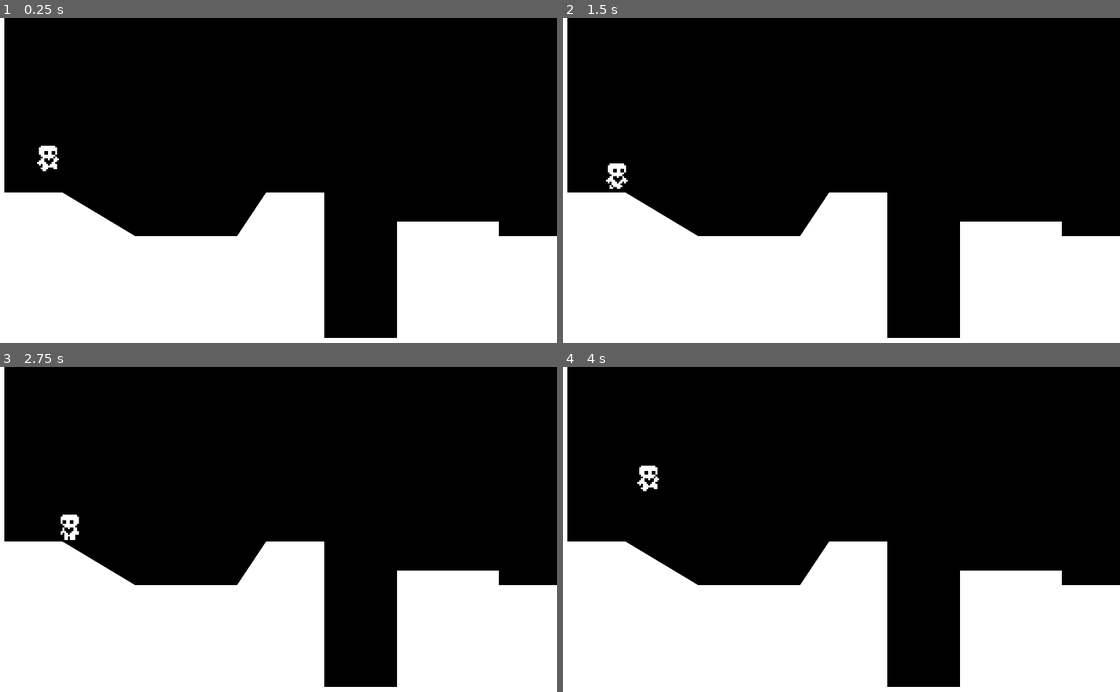
Above: before the commit, frames 1-4 (two rows, left to right).
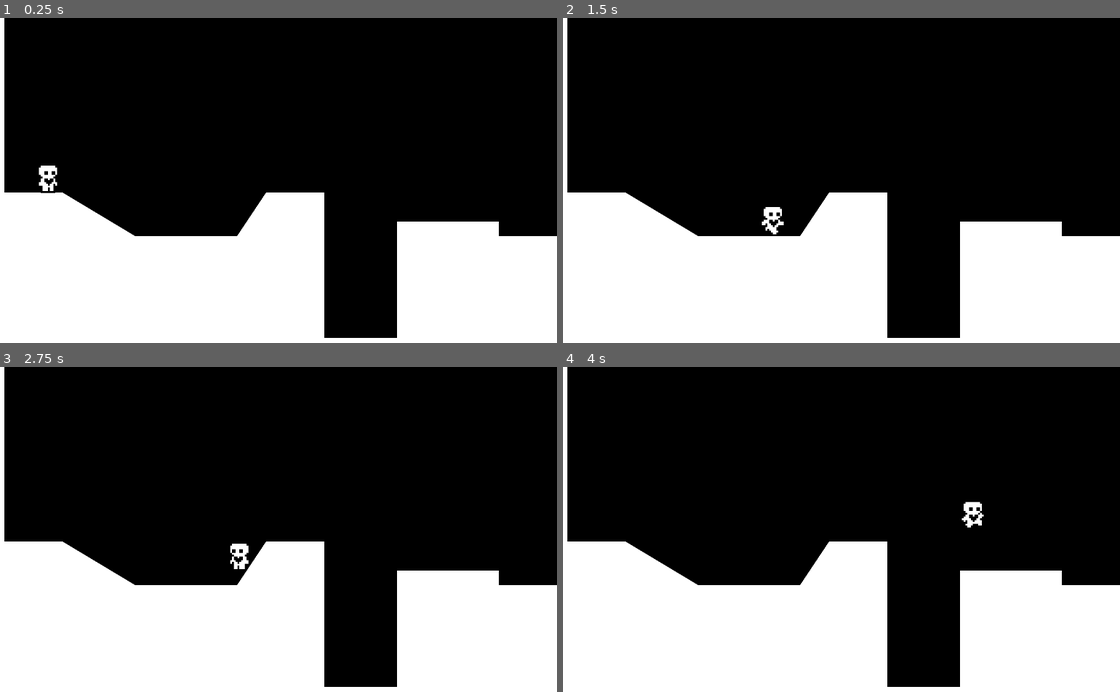
Above: after the commit, the same moments.

Repository: GreyCDevs/platformer-godot-practice
Game: Godot game, scene res://Scenes/world/world.tscn
Same seed, same stepped clock (60 frames per second), same inputs: the game is played once before the commit and once after it.
Inputs:
- Up to frame 1 (0.25 s): no input
- Up to frame 2 (1.5 s): hold Right (ui_right) from 0.53 s (still down); tap Up (ui_up) at 0.77 s
- Up to frame 3 (2.75 s): tap Up (ui_up) at 1.52 s; release Right (ui_right) at 2.03 s; hold Left (ui_left) from 2.03 s (still down)
- Up to frame 4 (4 s): release Left (ui_left) at 2.78 s; hold Right (ui_right) from 2.78 s (still down); tap Up (ui_up) at 3.02, 3.77 s

The runs differ from the first frame. In frame 1, 0.3% of the frame differs, in the area x 6-11%, y 39-54%; in frame 2, 0.4%; in frame 3, 0.4%; in frame 4, 0.4%, in the area x 13-76%, y 30-50%.

Commit message:
Add wall jump

Diff:
--- a/Scenes/player/player.gd
+++ b/Scenes/player/player.gd
@@ -12,6 +12,7 @@
 
 	apply_gravity(delta)
 	handle_jump()
+	handle_wall_jump()
 	handle_movement(input_axis, delta)
 	update_animations(input_axis)
 	var was_on_floor = is_on_floor()
@@ -37,6 +38,13 @@
 	if Input.is_action_just_pressed("ui_up") and not is_on_floor() and air_jump:
 		air_jump = false
 		velocity.y = movement_data.jump_velocity * 0.8
+
+func handle_wall_jump() -> void:
+	if not is_on_wall(): return
+	var wall_normal = get_wall_normal()
+	if (Input.is_action_just_pressed("ui_left") and wall_normal == Vector2.LEFT) or (Input.is_action_just_pressed("ui_right") and wall_normal == Vector2.RIGHT):
+		velocity.x = wall_normal.x * movement_data.speed
+		velocity.y = movement_data.jump_velocity
 
 
 func handle_movement(input_axis: float, delta: float) -> void:
--- a/Scenes/player/player.tscn
+++ b/Scenes/player/player.tscn
@@ -2,7 +2,7 @@
 
 [ext_resource type="Script" uid="uid://c1ojh4klimek5" path="res://Scenes/player/player.gd" id="1_eo61r"]
 [ext_resource type="Texture2D" uid="uid://bmnekjnrvdpko" path="res://Scenes/player/player.png" id="2_eo61r"]
-[ext_resource type="Resource" uid="uid://h05fir2hk424" path="res://Scenes/player/SlowerMovementData.tres" id="2_mxepk"]
+[ext_resource type="Resource" uid="uid://7l8un81kpk71" path="res://Scenes/player/DefaultMovementData.tres" id="2_mxepk"]
 
 [sub_resource type="AtlasTexture" id="AtlasTexture_eo61r"]
 atlas = ExtResource("2_eo61r")
